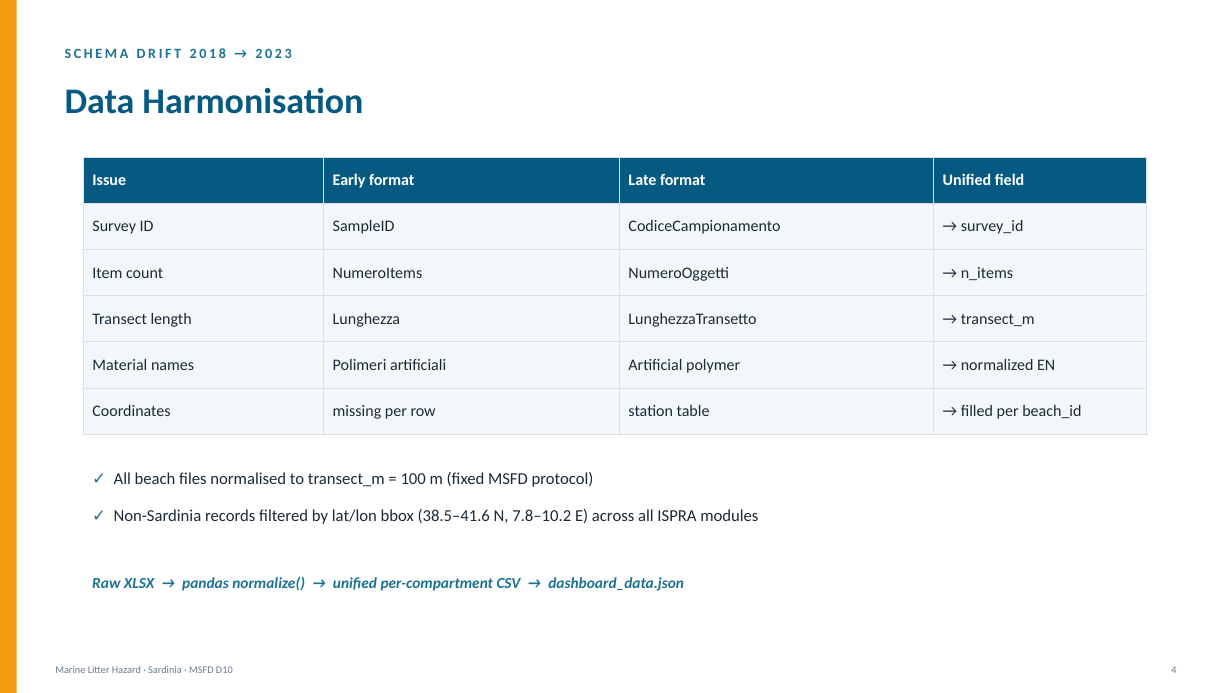
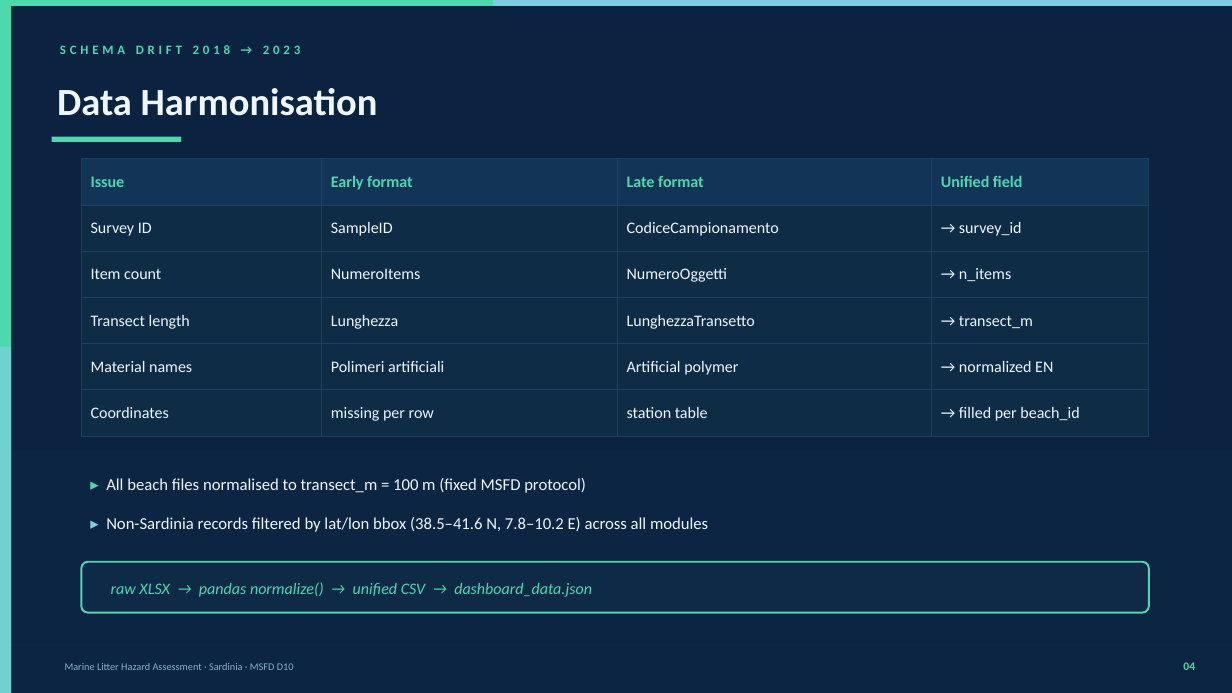
Before and after one commit to daniele22-u/hhe-labsardinia, a slide deck: slide 5 of Marine_Litter_Hazard_Sardinia.pptx. Drawn at 1232x693 pixels with LibreOffice and Linux fonts; fonts in the diff are those of the drawing. Boxes give left, top, right and bottom in pixels: in the first picture for what was removed or moved away, otherwise in the second. Text is boxed around its words. In the diff, an @@ line names an element or a change of style, - is before the commit and + after.

```diff
--- a/Marine_Litter_Hazard_Sardinia.pptx
+++ b/Marine_Litter_Hazard_Sardinia.pptx
@@ background #FFFFFF to #0B2340 @@
@@ rectangle: place and size @@
-rectangle at box(0, 0, 17, 693)
+rectangle at box(0, 6, 11, 693)
@@ rectangle at box(0, 6, 11, 693): fill #F39C12 to #4DD9AC @@
@@ rectangle added at box(0, 0, 1232, 6), fill #4DD9AC @@
@@ rectangle added at box(493, 0, 1232, 6), fill #7ECEE3 @@
@@ text "SCHEMA DRIFT 2018 → 2023" at box(60, 45, 300, 54): size 11 to 10 pt, text colour #1C7293 to #4DD9AC, letter spacing 2 to 3 pt @@
@@ text "Data Harmonisation": place and size @@
-text "Data Harmonisation" at box(65, 87, 363, 114)
+text "Data Harmonisation" at box(57, 88, 378, 116)
@@ text "Data Harmonisation" at box(57, 88, 378, 116): size 28 to 30 pt, text colour #065A82 to #EEF6FA @@
@@ rectangle added at box(52, 137, 181, 142), fill #4DD9AC @@
@@ table at box(81, 159, 1149, 425) @@
@@ fill #065A82 to #123456 in row 1 @@
@@ fill #F4F7F9 to #0F2C47 in 20 cells @@
@@ text colour #FFFFFF to #4DD9AC in "Issue", "Early format", "Late format", "Unified field" @@
@@ text colour #1A2A38 to #EEF6FA in "Survey ID", "SampleID", "CodiceCampionamento", "→ survey_id" and 16 more places @@
@@ borders changed @@
@@ rectangle added at box(0, 347, 11, 693), fill #7ECEE3 at 70% opacity @@
@@ rectangle added at box(0, 451, 1232, 693), fill #0D2845 at 40% opacity @@
@@ text at box(106, 478, 586, 493): text changed; text colour #1A2A38 to #EEF6FA @@
-✓ All beach files normalised to transect_m = 100 m (fixed MSFD protocol)
+▸ All beach files normalised to transect_m = 100 m (fixed MSFD protocol)
@@ text at box(106, 517, 708, 532): text changed; text colour #1A2A38 to #EEF6FA @@
-✓ Non-Sardinia records filtered by lat/lon bbox (38.5–41.6 N, 7.8–10.2 E) across all ISPRA modules
+▸ Non-Sardinia records filtered by lat/lon bbox (38.5–41.6 N, 7.8–10.2 E) across all modules
@@ rounded rectangle added at box(81, 562, 1149, 613), fill #0F2C47 at 85% opacity, outline #4DD9AC 1.5 pt @@
@@ text at box(111, 582, 592, 597): text changed; size 12 to 12.5 pt; text colour #1C7293 to #4DD9AC; bold off @@
-Raw XLSX → pandas normalize() → unified per-compartment CSV → dashboard_data.json
+raw XLSX → pandas normalize() → unified CSV → dashboard_data.json
@@ rectangle added at box(0, 645, 1232, 645), fill #1E4060 @@
@@ text at box(65, 663, 294, 670): text changed; text colour #6B7B8C to #8BAFC8 @@
-Marine Litter Hazard · Sardinia · MSFD D10
+Marine Litter Hazard Assessment · Sardinia · MSFD D10
@@ text removed at box(1171, 666, 1176, 673) @@
-4
@@ text added at box(1183, 662, 1195, 670), 9 pt, text #4DD9AC, bold @@
+04
```
Also in this commit, not shown: 29 other slides changed, 2 other files.
